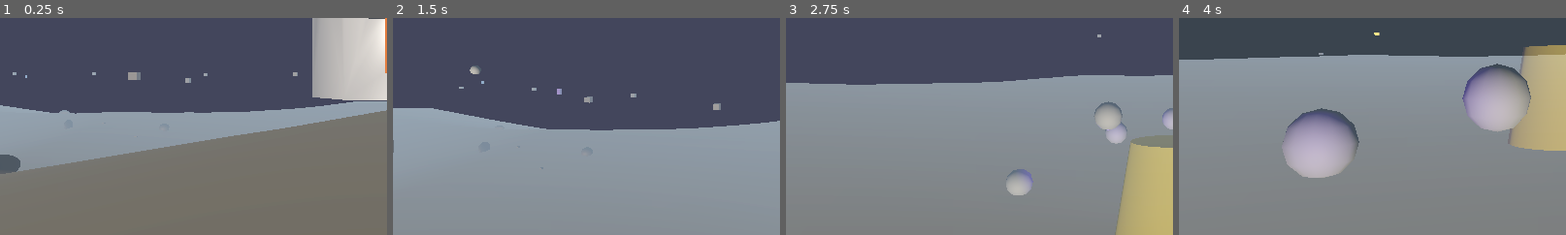
Above: before the commit, frames 1-4 (left to right).
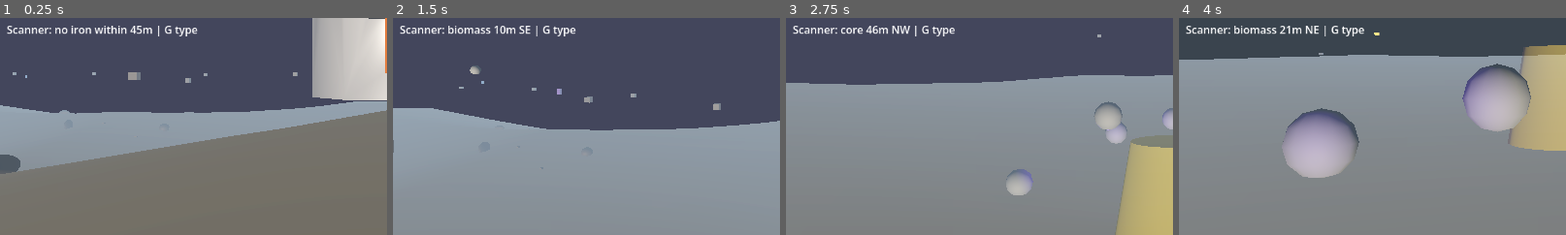
Above: after the commit, the same moments.

Repository: qnctx/star-abyss-game
Game: Godot game, scene res://scenes/main.tscn
Two runs of this game, one before a commit and one after it. Both use one fixed random seed, a clock stepped at 60 frames per second and the inputs below.
Inputs (mouse positions are % of the whole screen's width and height, from its top left):
- Up to frame 1 (0.25 s): no input
- Up to frame 2 (1.5 s): tap B (build_mode) at 0.5, 1.35 s; move the mouse to (55, 50) at 0.52 s; hold G (scanner_cycle, bound only after the commit) 0.53-1.28 s; hold W (move_forward) from 0.53 s (still down); click (55, 50) at 0.67 s; tap Space (jump) at 0.77 s; move the mouse to (45, 50) at 1.27 s
- Up to frame 3 (2.75 s): keep holding W (move_forward); tap Space (jump) at 1.52 s; tap G (scanner_cycle, bound only after the commit) at 1.55 s; tap B (build_mode) at 2 s; move the mouse to (52, 48) at 2.02 s; hold G (scanner_cycle, bound only after the commit) from 2.03 s (still down); tap Ctrl (crouch) at 2.1 s
- Up to frame 4 (4 s): keep holding W (move_forward); move the mouse to (49, 52) at 2.77 s; release G (scanner_cycle, bound only after the commit) at 2.78 s; tap E (interact) at 2.85 s; click (49, 52) at 2.92 s; tap Space (jump) at 3.02, 3.77 s; tap G (scanner_cycle, bound only after the commit) at 3.05, 3.8 s; move the mouse to (57, 51) at 3.52 s; hold N (night_test) from 3.53 s (still down)
The pictures show only the part of the screen within x 0-50%, y 37-87%; the shares and areas given below are measured in that part.

The runs differ from the first frame. In frame 1, 0.9% of the frame differs, in the area x 1-52%, y 3-9%; in frame 2, 0.9%; in frame 3, 0.8%; in frame 4, 0.9%.

Commit message:
Add resource scanner HUD loop

Diff:
--- a/src/project.godot
+++ b/src/project.godot
@@ -123,3 +123,8 @@
 "events": [Object(InputEventKey,"resource_local_to_scene":false,"resource_name":"","device":-1,"window_id":0,"alt_press …(192 unchanged characters)…
 ]
 }
+scanner_cycle={
+"deadzone": 0.2,
+"events": [Object(InputEventKey,"resource_local_to_scene":false,"resource_name":"","device":-1,"window_id":0,"alt_pressed":false,"shift_pressed":false,"ctrl_pressed":false,"meta_pressed":false,"pressed":false,"keycode":0,"physical_keycode":71,"key_label":0,"unicode":103,"location":0,"echo":false,"script":null)
+]
+}
--- a/src/scenes/main.tscn
+++ b/src/scenes/main.tscn
@@ -12,6 +12,7 @@
 [ext_resource type="Script" path="res://scripts/build_manager.gd" id="18_build_manager"]
 [ext_resource type="Script" path="res://scripts/combat_hud.gd" id="19_combat_hud"]
 [ext_resource type="Script" path="res://scripts/base_interaction.gd" id="20_base_interaction"]
+[ext_resource type="Script" path="res://scripts/resource_scanner.gd" id="21_resource_scanner"]
 
 [sub_resource type="Environment" id="Environment_main"]
 background_mode = 1
@@ -235,3 +236,6 @@
 
 [node name="BaseInteraction" type="Node" parent="."]
 script = ExtResource("20_base_interaction")
+
+[node name="ResourceScanner" type="Node" parent="."]
+script = ExtResource("21_resource_scanner")
--- a/src/scripts/combat_hud.gd
+++ b/src/scripts/combat_hud.gd
@@ -3,6 +3,7 @@
 var _status_label: Label
 var _build_label: Label
 var _base_label: Label
+var _scanner_label: Label
 
 
 func _ready() -> void:
@@ -25,6 +26,12 @@
 	_base_label.add_theme_font_size_override("font_size", 16)
 	add_child(_base_label)
 
+	_scanner_label = Label.new()
+	_scanner_label.position = Vector2(10, 248)
+	_scanner_label.size = Vector2(560, 32)
+	_scanner_label.add_theme_font_size_override("font_size", 16)
+	add_child(_scanner_label)
+
 	if GameManager:
 		GameManager.base_health_changed.connect(_on_base_health_changed)
 		GameManager.base_shield_changed.connect(_on_base_shield_changed)
@@ -41,6 +48,7 @@
 func _process(_delta: float) -> void:
 	_refresh_build_hint()
 	_refresh_base_hint()
+	_refresh_scanner_hint()
 
 
 func _on_base_health_changed(_health: float) -> void:
@@ -62,6 +70,7 @@
 func _on_resource_changed(_type: String, _amount: int) -> void:
 	_refresh_build_hint()
 	_refresh_base_hint()
+	_refresh_scanner_hint()
 
 
 func _refresh() -> void:
@@ -78,6 +87,7 @@
 	]
 	_refresh_build_hint()
 	_refresh_base_hint()
+	_refresh_scanner_hint()
 
 
 func _refresh_build_hint() -> void:
@@ -103,3 +113,8 @@
 	if GameManager and not GameManager.is_night:
 		parts.append("N start night test")
 	_base_label.text = " | ".join(parts)
+
+
+func _refresh_scanner_hint() -> void:
+	var scanner := get_tree().current_scene.get_node_or_null("ResourceScanner") if get_tree().current_scene else null
+	_scanner_label.text = scanner.get_scan_hint() if scanner else ""
--- a/src/scripts/resource_node.gd
+++ b/src/scripts/resource_node.gd
@@ -19,6 +19,7 @@
 
 
 func _ready():
+	add_to_group("resource_nodes")
 	body_entered.connect(_on_body_entered)
 	base_y = global_position.y
 	_set_appearance()
--- /dev/null
+++ b/src/scripts/resource_scanner.gd
@@ -0,0 +1,107 @@
+extends Node
+class_name ResourceScanner
+
+const SCAN_RADIUS: float = 45.0
+const SCAN_INTERVAL: float = 0.25
+const RESOURCE_TYPES := ["iron", "biomass", "void_crystal", "energy_core"]
+
+var selected_index: int = 0
+var nearest_resource: Node3D = null
+var nearest_distance: float = 0.0
+var nearest_direction: String = ""
+var _scan_timer: float = 0.0
+
+
+func _ready() -> void:
+	set_process(true)
+
+
+func _input(event: InputEvent) -> void:
+	if event.is_action_pressed("scanner_cycle") or _is_physical_key_pressed(event, KEY_G):
+		selected_index = (selected_index + 1) % RESOURCE_TYPES.size()
+		_scan_now()
+		get_viewport().set_input_as_handled()
+
+
+func _process(delta: float) -> void:
+	_scan_timer += delta
+	if _scan_timer < SCAN_INTERVAL:
+		return
+	_scan_timer = 0.0
+	_scan_now()
+
+
+func get_scan_hint() -> String:
+	var selected_type := get_selected_resource_type()
+	if nearest_resource:
+		return "Scanner: %s %dm %s | G type" % [
+			_resource_label(selected_type),
+			roundi(nearest_distance),
+			nearest_direction
+		]
+	return "Scanner: no %s within %dm | G type" % [_resource_label(selected_type), roundi(SCAN_RADIUS)]
+
+
+func get_selected_resource_type() -> String:
+	return RESOURCE_TYPES[selected_index]
+
+
+func _scan_now() -> void:
+	nearest_resource = null
+	nearest_distance = 0.0
+	nearest_direction = ""
+
+	var player := get_tree().get_first_node_in_group("player") as Node3D
+	if not player:
+		return
+
+	var selected_type := get_selected_resource_type()
+	var best_distance := SCAN_RADIUS + 1.0
+	for node in get_tree().get_nodes_in_group("resource_nodes"):
+		var resource_node := node as Node3D
+		if not resource_node:
+			continue
+		if str(resource_node.get("resource_type")) != selected_type:
+			continue
+		var distance := _flat_distance(player.global_position, resource_node.global_position)
+		if distance < best_distance:
+			best_distance = distance
+			nearest_resource = resource_node
+
+	if nearest_resource:
+		nearest_distance = best_distance
+		nearest_direction = _direction_label(player.global_position, nearest_resource.global_position)
+
+
+func _flat_distance(a: Vector3, b: Vector3) -> float:
+	a.y = 0.0
+	b.y = 0.0
+	return a.distance_to(b)
+
+
+func _direction_label(from_pos: Vector3, to_pos: Vector3) -> String:
+	var delta := to_pos - from_pos
+	var parts: Array[String] = []
+	if delta.z < -2.0:
+		parts.append("N")
+	elif delta.z > 2.0:
+		parts.append("S")
+	if delta.x > 2.0:
+		parts.append("E")
+	elif delta.x < -2.0:
+		parts.append("W")
+	if parts.is_empty():
+		return "here"
+	return "".join(parts)
+
+
+func _resource_label(resource_type: String) -> String:
+	if resource_type == "void_crystal":
+		return "crystal"
+	if resource_type == "energy_core":
+		return "core"
+	return resource_type
+
+
+func _is_physical_key_pressed(event: InputEvent, keycode: Key) -> bool:
+	return event is InputEventKey and event.pressed and not event.echo and event.physical_keycode == keycode
--- a/src/test_runner.gd
+++ b/src/test_runner.gd
@@ -25,6 +25,7 @@
         _test_base_shield()
         _test_solar_panel_energy()
         _test_research_station()
+        _test_resource_scanner()
         _test_serum_recipes()
 
         print("\n========================================")
@@ -194,6 +195,9 @@
         var research_station_script = load("res://scripts/research_station.gd")
         check("research_station.gd loads", research_station_script != null)
 
+        var resource_scanner_script = load("res://scripts/resource_scanner.gd")
+        check("resource_scanner.gd loads", resource_scanner_script != null)
+
         var main_scene = load("res://scenes/main.tscn")
         check("main scene loads with build/combat nodes", main_scene != null)
         if not main_scene:
@@ -203,6 +207,7 @@
         check("BuildManager node exists", main.get_node_or_null("BuildManager") != null)
         check("CombatHUD node exists", main.get_node_or_null("CombatHUD") != null)
         check("BaseInteraction node exists", main.get_node_or_null("BaseInteraction") != null)
+        check("ResourceScanner node exists", main.get_node_or_null("ResourceScanner") != null)
         main.free()
 
 
@@ -340,6 +345,42 @@
         inventory_manager.resources["blueprint"] = old_blueprint
 
 
+func _test_resource_scanner() -> void:
+        print("\n[ Resource scanner ]")
+
+        var scanner_script = load("res://scripts/resource_scanner.gd")
+        var resource_script = load("res://scripts/resource_node.gd")
+        check("resource_scanner.gd loads for scanner test", scanner_script != null)
+        check("resource_node.gd loads for scanner test", resource_script != null)
+        if not scanner_script or not resource_script:
+                return
+
+        var player := Node3D.new()
+        player.name = "ScannerTestPlayer"
+        player.add_to_group("player")
+        player.position = Vector3(1000.0, 0.0, 1000.0)
+        current_scene.add_child(player)
+
+        var resource = resource_script.new()
+        resource.resource_type = "iron"
+        resource.position = Vector3(1005.0, 0.0, 1004.0)
+        current_scene.add_child(resource)
+
+        var scanner = scanner_script.new()
+        current_scene.add_child(scanner)
+        scanner._scan_now()
+        var hint: String = scanner.get_scan_hint()
+        check("scanner finds nearby iron", hint.contains("iron") and hint.contains("6m"), hint)
+
+        scanner.selected_index = 1
+        scanner._scan_now()
+        check("scanner filters selected resource type", scanner.nearest_resource == null)
+
+        scanner.queue_free()
+        resource.queue_free()
+        player.queue_free()
+
+
 func _test_serum_recipes() -> void:
         print("\n[ SerumRecipes ]")
 
Not shown: 1 places in src/scenes/main.tscn that only renumber resources
Not shown, changed: PROGRESS.md
Not shown, changed: docs/GAME_DESIGN_DOC.md
Not shown, changed: docs/TEST_PLAN.md
Not shown, changed: src/CONTEXT.md
